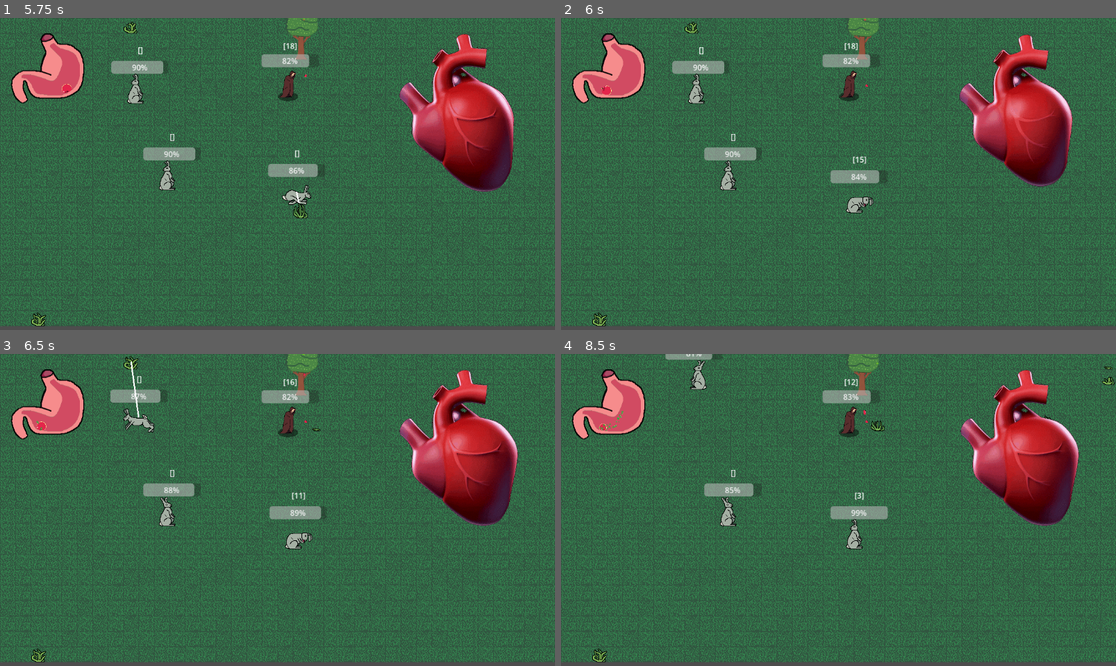
Above: before the commit, frames 1-4 (two rows, left to right).
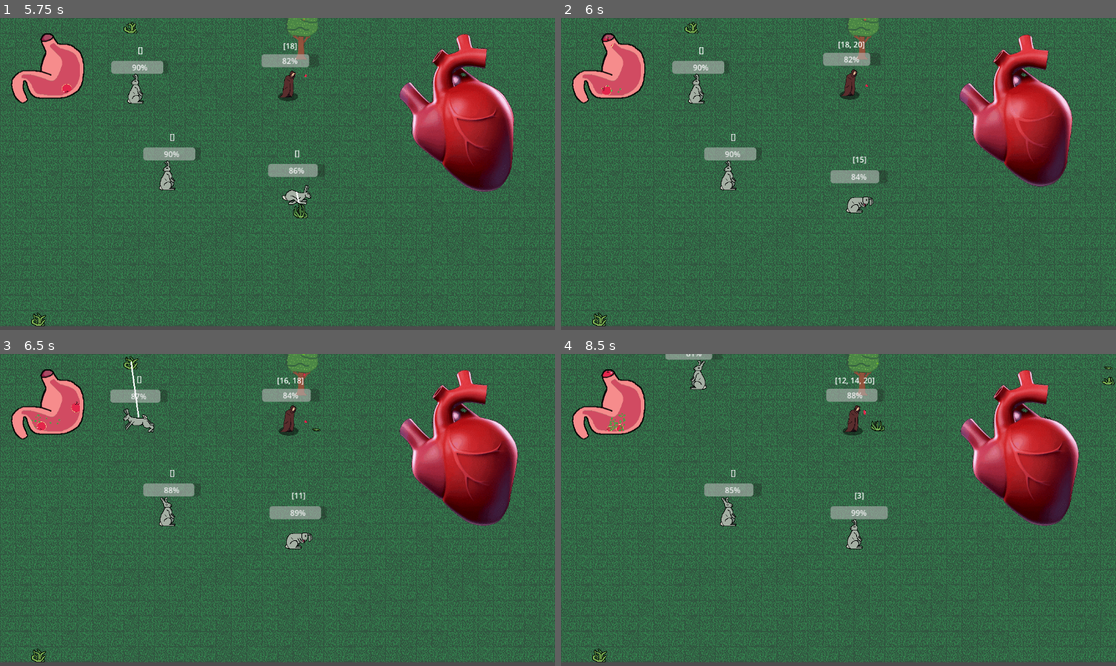
Above: after the commit, the same moments.

Repository: rundoom/Upraiser
Game: Godot game, scene res://creature/grass_test.tscn
Same seed, same stepped clock (60 frames per second), same inputs: the game is played once before the commit and once after it.
Inputs (mouse positions are in pixels of both pictures, inside the frame that each line leads up to):
- Up to frame 1 (5.75 s): move the mouse to (172, 174) at 0.52 s; press the mouse at (172, 174) at 0.53 s; move the mouse to (294, 174) at 1.27 s; release the mouse at (294, 174) at 1.28 s; click (294, 174) at 1.35 s; move the mouse to (138, 89) at 2.02 s; press the mouse at (138, 89) at 2.03 s; move the mouse to (244, 86) at 2.77 s; release the mouse at (244, 86) at 2.78 s; click (244, 86) at 2.85 s; move the mouse to (444, 220) at 3.52 s; press the mouse at (444, 220) at 3.53 s; move the mouse to (111, 127) at 4.27 s; release the mouse at (111, 127) at 4.28 s; click (111, 127) at 4.35 s; move the mouse to (305, 174) at 5.02 s; press the mouse at (305, 174) at 5.03 s
- Up to frame 2 (6 s): move the mouse to (755, 96) at 5.77 s; release the mouse at (755, 96) at 5.78 s; click (755, 96) at 5.85 s
- Up to frame 3 (6.5 s): no input
- Up to frame 4 (8.5 s): move the mouse to (960, 494) at 6.52 s; press the mouse at (960, 494) at 6.53 s; move the mouse to (727, 525) at 7.27 s; release the mouse at (727, 525) at 7.28 s; click (727, 525) at 7.35 s; move the mouse to (894, 441) at 8.02 s; press the mouse at (894, 441) at 8.03 s

Frame 1 is identical in both runs. In frame 2, 0.3% of the frame differs, in the area x 7-58%, y 6-27%; in frame 3, 0.4%; in frame 4, 0.7%, in the area x 6-59%, y 5-27%.

Commit message:
Fixed dissolving bug

Diff:
--- a/creature/grass_test.tscn
+++ b/creature/grass_test.tscn
@@ -21,5 +21,3 @@
 
 [node name="Marker2D" type="Marker2D" parent="." index="7"]
 position = Vector2(512.5, 352.5)
-
-[connection signal="ready" from="Tree" to="Tree" method="toggle_obstacle" flags=18]
--- a/creature/npc/npc.gd
+++ b/creature/npc/npc.gd
@@ -13,7 +13,7 @@
 
 @export var energy_consume_idle := 1
 
-@export var MAX_FOOD := 2
+@export var MAX_FOOD := 60
 @export var food :Array[Food] = []
 
 @onready var space_state = get_world_2d().direct_space_state
--- a/general/food_for_stomach.gd
+++ b/general/food_for_stomach.gd
@@ -4,7 +4,7 @@
 
 @onready var animation_player: AnimationPlayer = $AnimationPlayer
 @onready var sprite_2d: Sprite2D = $SubViewportContainer/SubViewport/Sprite2D
-
+@onready var animation_pauser: Timer = $AnimationPauser
 
 @export_group("image")
 @export var food_image: Texture2D:
@@ -72,4 +72,5 @@
 	elif advance_secs > 0:
 		animation_player.play("dissolving")
 		if advance_to_pos < animation_player.current_animation_length:
-			get_tree().create_timer(advance_secs).timeout.connect(animation_player.pause)
+			animation_pauser.wait_time = animation_pauser.time_left + advance_to_pos
+			animation_pauser.start()
--- a/general/food_for_stomach.tscn
+++ b/general/food_for_stomach.tscn
@@ -198,3 +198,7 @@
 amount = 25
 process_material = SubResource("ParticleProcessMaterial_s26wy")
 texture = ExtResource("4_7ila8")
+
+[node name="AnimationPauser" type="Timer" parent="."]
+
+[connection signal="timeout" from="AnimationPauser" to="AnimationPlayer" method="pause"]
--- a/loot/fruit.tscn
+++ b/loot/fruit.tscn
@@ -259,5 +259,3 @@
 libraries = {
 "": SubResource("AnimationLibrary_t5hyw")
 }
-
-[connection signal="ready" from="." to="." method="_on_ready" flags=18]
